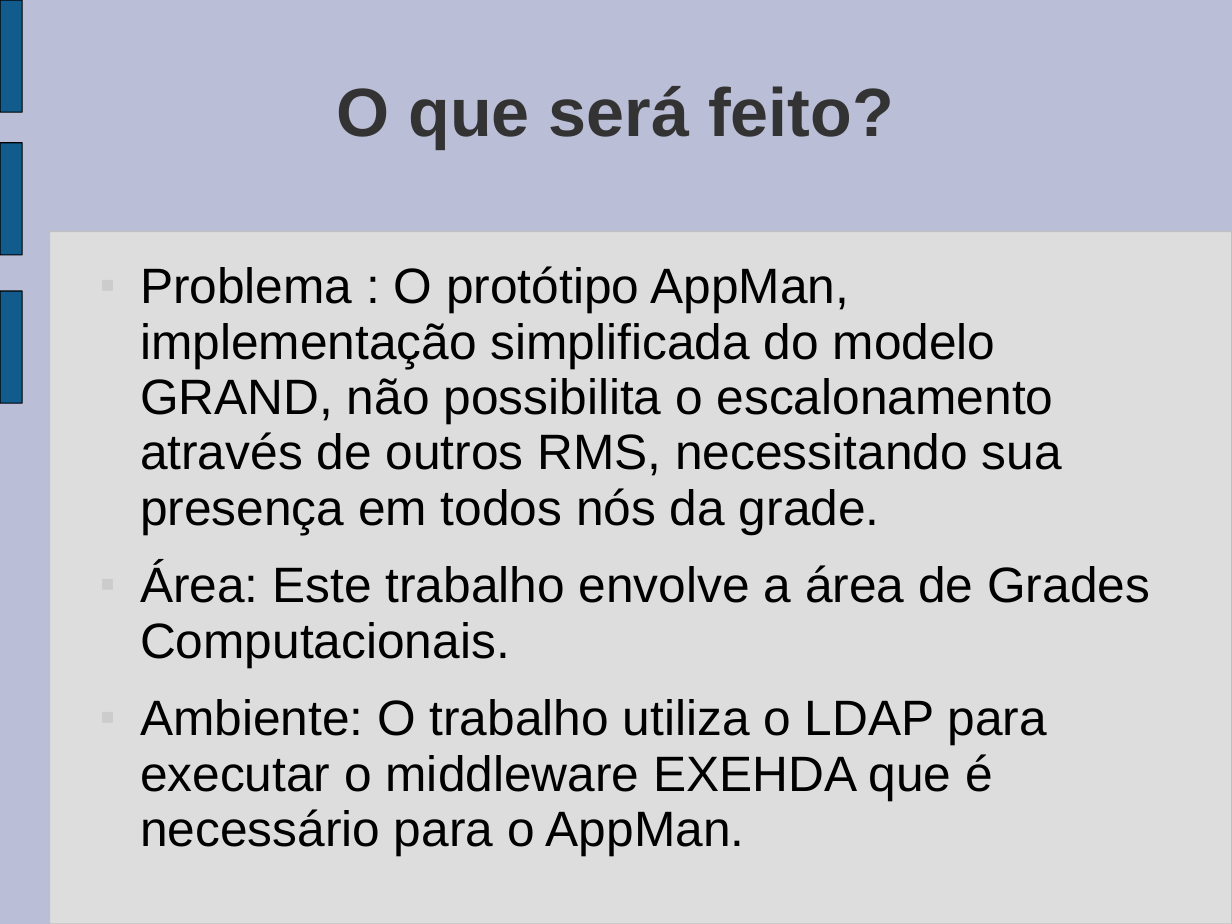
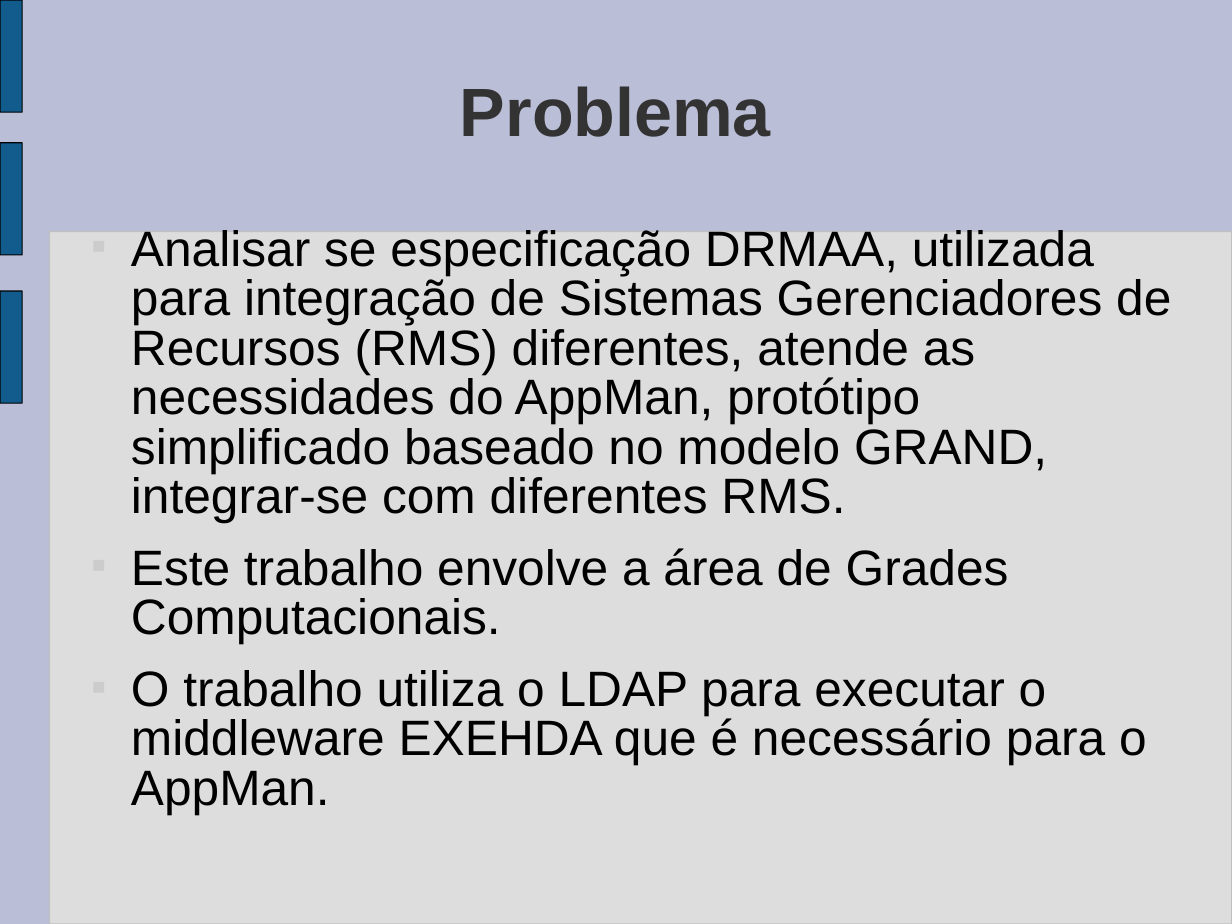
Before and after one commit to tonismar/tcc-tonismar, a slide deck: slide 3 of TCC/Monografia/SeminarioAndamento.ppt. Drawn at 1232x924 pixels with LibreOffice and Linux fonts; fonts in the diff are those of the drawing. Boxes give left, top, right and bottom in pixels: in the first picture for what was removed or moved away, otherwise in the second. Text is boxed around its words. In the diff, an @@ line names an element or a change of style, - is before the commit and + after.

```diff
--- a/TCC/Monografia/SeminarioAndamento.ppt
+++ b/TCC/Monografia/SeminarioAndamento.ppt
@@ title at (460,86,771,137): text changed @@
-O que será feito?
+Problema
@@ text at (131,230,1171,814): text changed @@
-■ Problema : O protótipo AppMan, implementação simplificada do modelo GRAND, não possibilita o escalonamento através de outros RMS, necessitando sua presença em todos nós da grade.
-■ Área: Este trabalho envolve a área de Grades Computacionais.
-■ Ambiente: O trabalho utiliza o LDAP para executar o middleware EXEHDA que é necessário para o AppMan.
+■ Analisar se especificação DRMAA, utilizada para integração de Sistemas Gerenciadores de Recursos (RMS) diferentes, atende as necessidades do AppMan, protótipo simplificado baseado no modelo GRAND, integrar-se com diferentes RMS.
+■ Este trabalho envolve a área de Grades Computacionais.
+■ O trabalho utiliza o LDAP para executar o middleware EXEHDA que é necessário para o AppMan.
```
Also in this commit, not shown: 7 other slides changed, 1 slide added.
